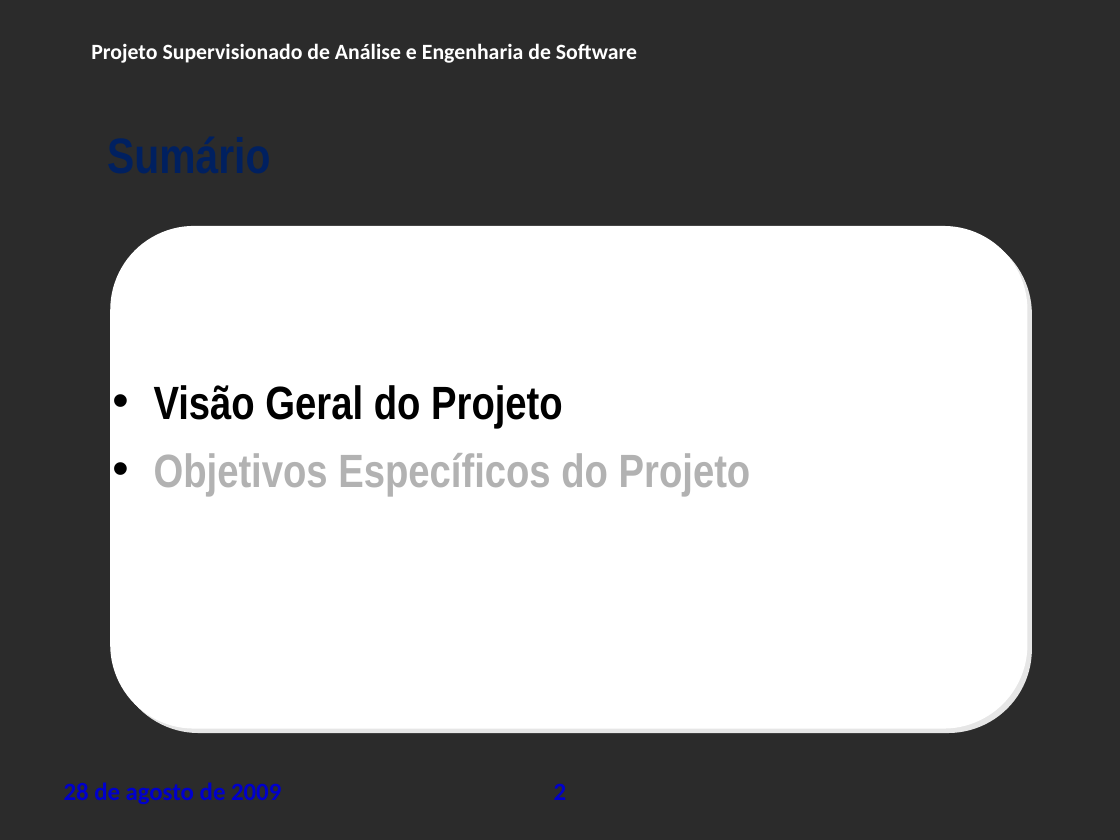
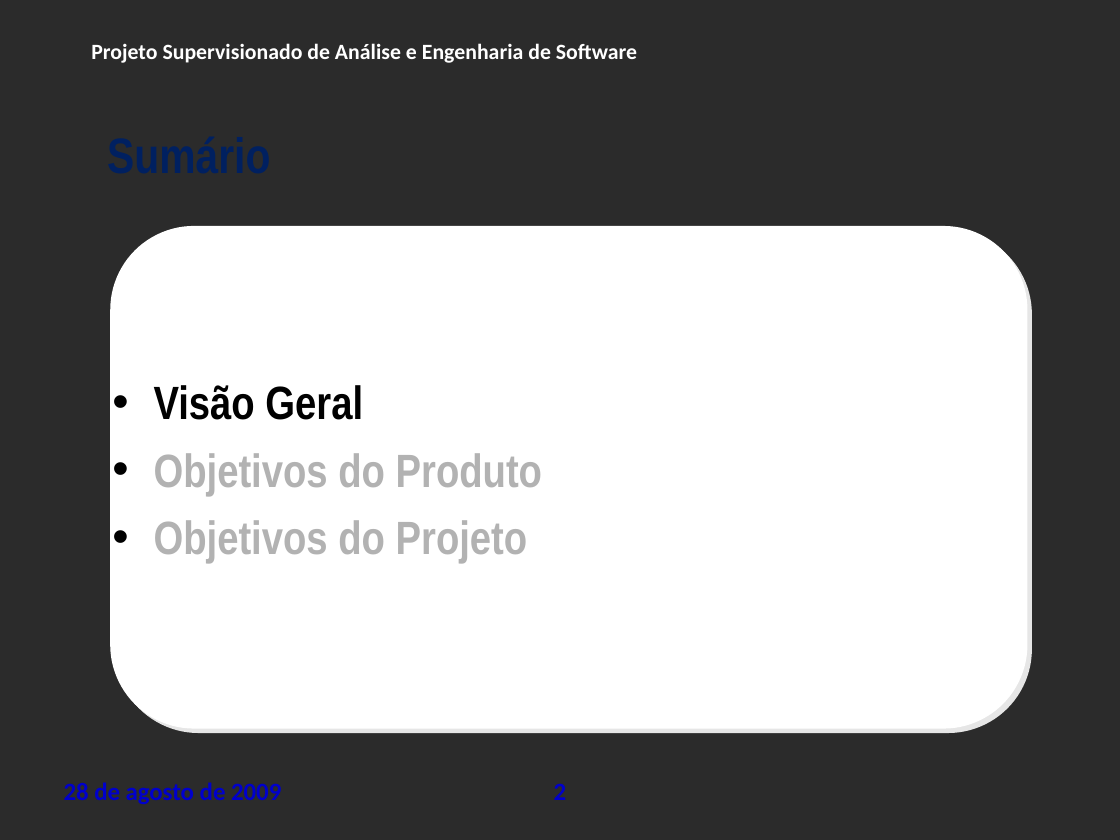
Before and after one commit to leoevaristo/psa20092, a slide deck: slide 2 of ARTEFATOS/TAP_apresentacao.ppt. Drawn at 1120x840 pixels with LibreOffice and Linux fonts; fonts in the diff are those of the drawing; background and template pictures are left out; a plain dark background stands for a picture behind light text. Boxes give left, top, right and bottom in pixels: in the first picture for what was removed or moved away, otherwise in the second. Text is boxed around its words. In the diff, an @@ line names an element or a change of style, - is before the commit and + after.

```diff
--- a/ARTEFATOS/TAP_apresentacao.ppt
+++ b/ARTEFATOS/TAP_apresentacao.ppt
@@ text at (154, 385, 542, 564): text changed @@
-• Visão Geral do Projeto
-• Objetivos Específicos do Projeto
+• Visão Geral
+• Objetivos do Produto
+• Objetivos do Projeto
```
Also in this commit, not shown: 6 other slides changed, 2 slides added, 1 slide removed.
